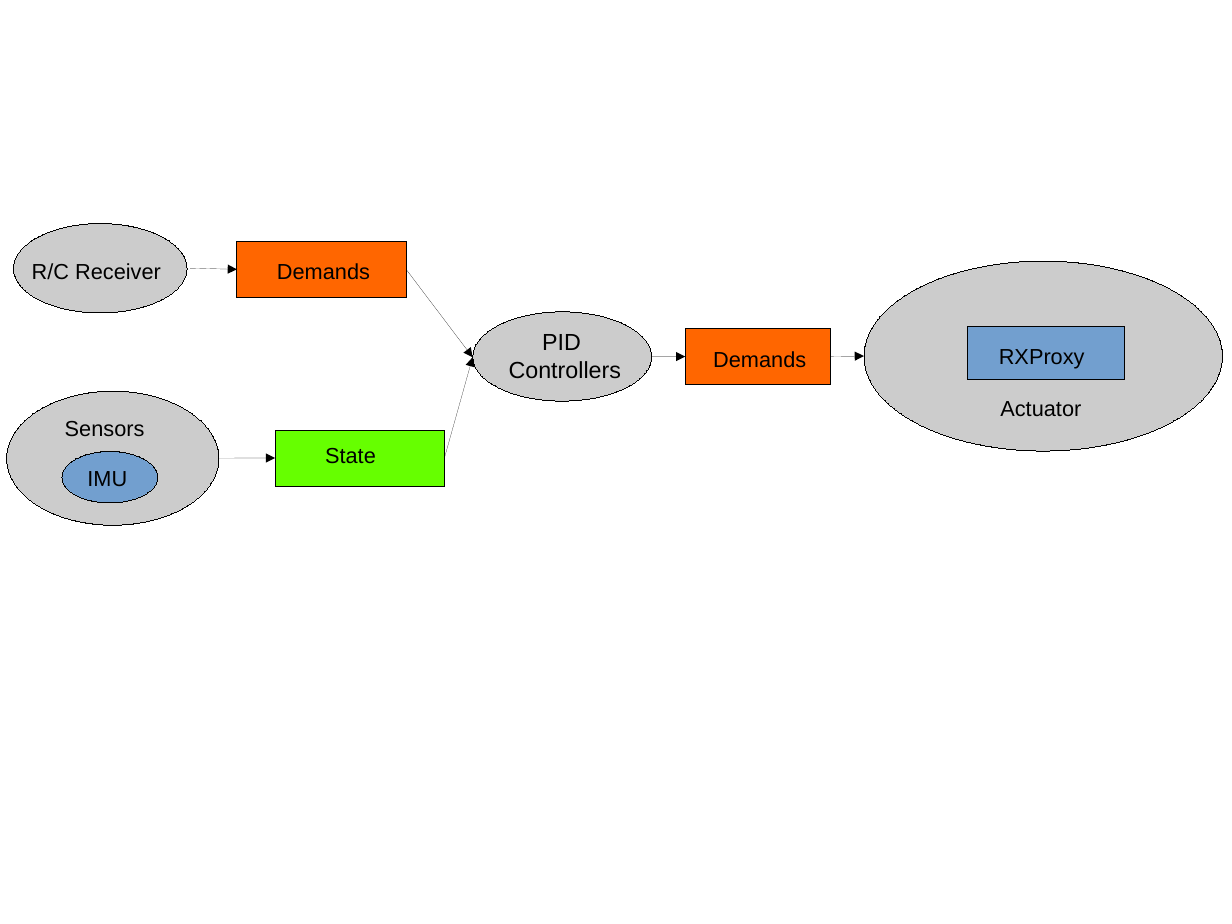
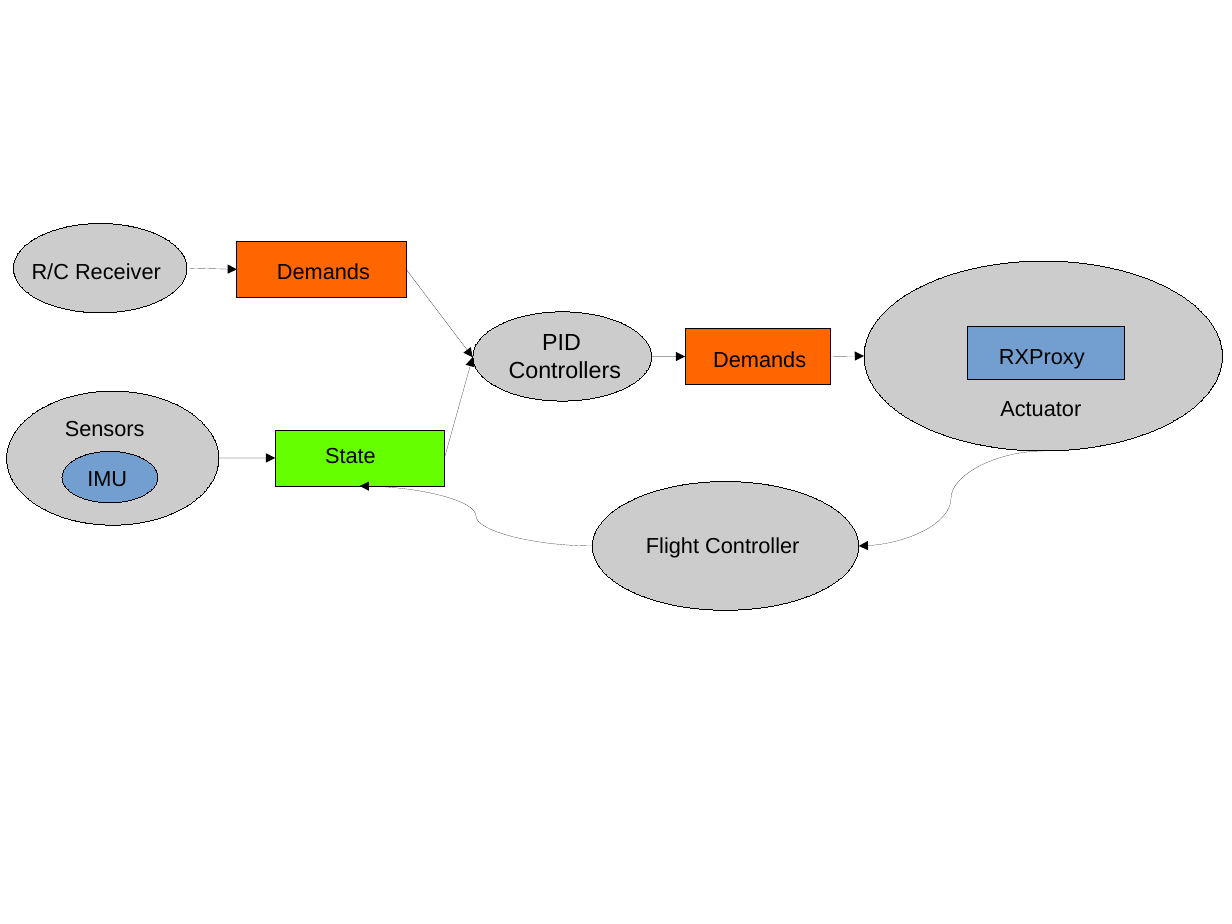
Before and after one commit to simondlevy/Hackflight, a slide deck: slide 1 of extras/media/dataflow_lite.pptx. Drawn at 1232x924 pixels with LibreOffice and Linux fonts; fonts in the diff are those of the drawing. Boxes give left, top, right and bottom in pixels: in the first picture for what was removed or moved away, otherwise in the second. Text is boxed around its words. In the diff, an @@ line names an element or a change of style, - is before the commit and + after.

```diff
--- a/extras/media/dataflow_lite.pptx
+++ b/extras/media/dataflow_lite.pptx
@@ curved arrow added from (1044, 452) to (859, 546), #000000 0.75 pt @@
@@ curved arrow added from (593, 546) to (360, 486), #000000 0.75 pt @@
@@ ellipse added at box(593, 482, 859, 610), fill #CCCCCC, outline #000000 0.75 pt @@
@@ text added at box(646, 537, 799, 558), 14 pt, text #000000 @@
+Flight Controller
```
Also in this commit, not shown: 2 other files.
